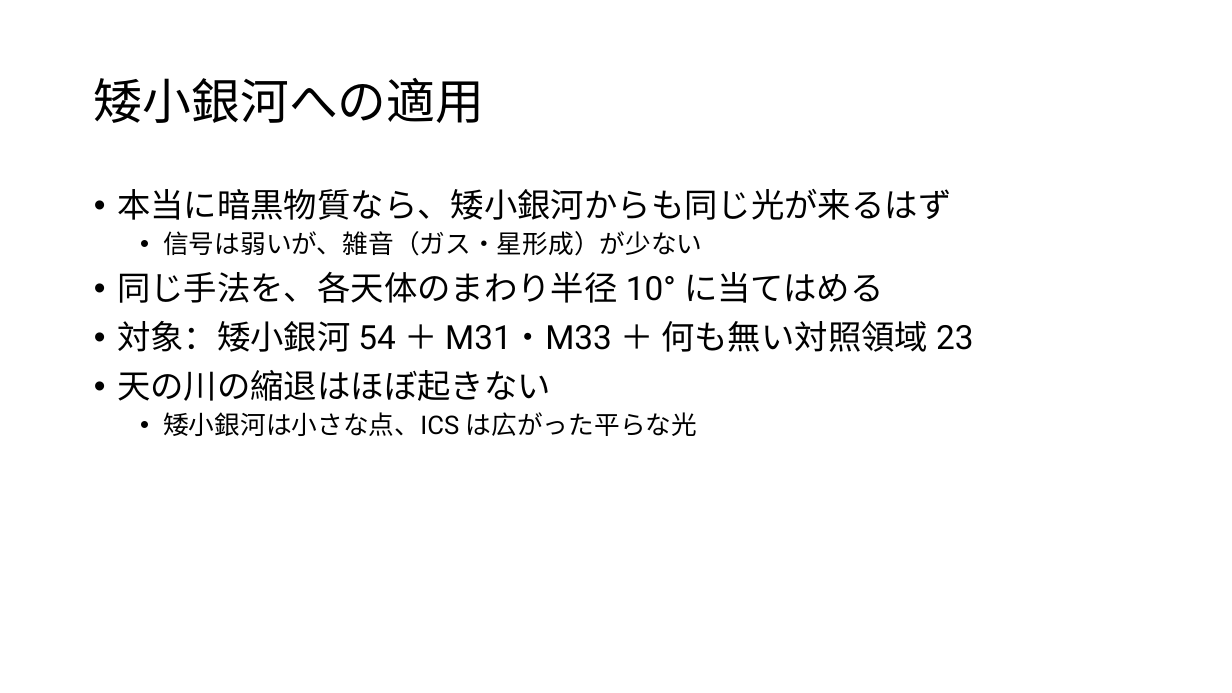
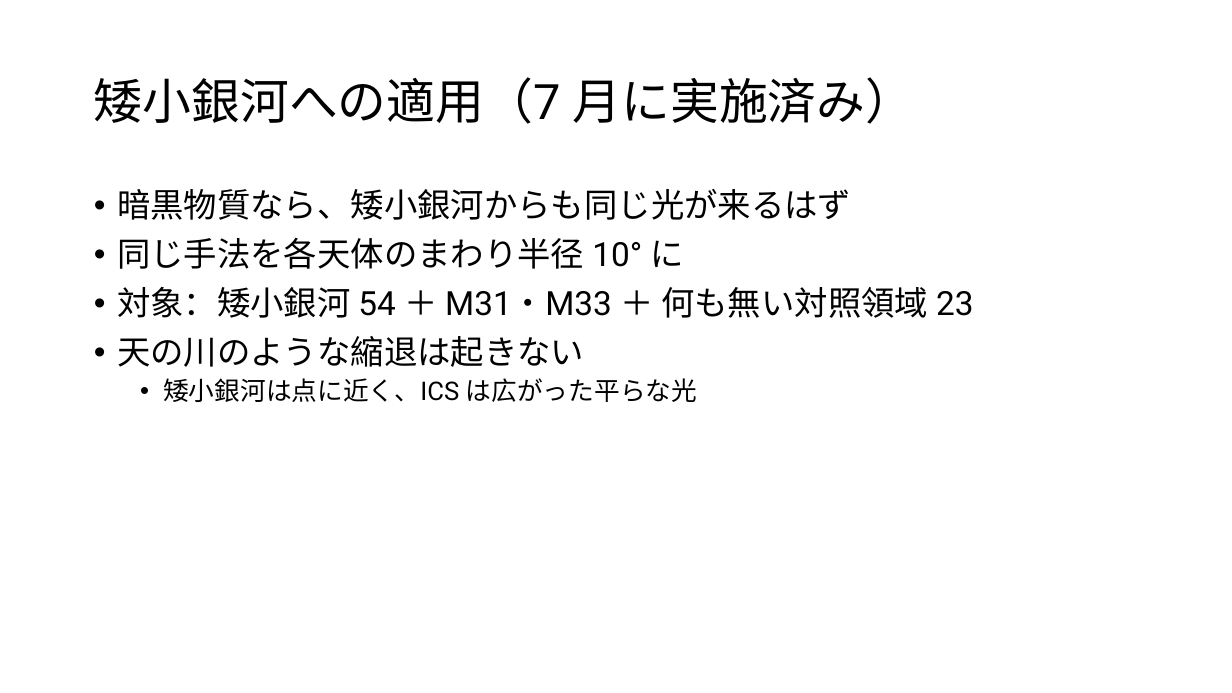
Before and after one commit to Mikann20041029/darkmatter-slides, a slide deck: slide 9 of slides/2026-10-02_研究進捗報告.pptx (slide 10 before the commit). Drawn at 1232x693 pixels with LibreOffice and Linux fonts; fonts in the diff are those of the drawing. Boxes give left, top, right and bottom in pixels: in the first picture for what was removed or moved away, otherwise in the second. Text is boxed around its words. In the diff, an @@ line names an element or a change of style, - is before the commit and + after.

```diff
--- a/slides/2026-10-02_研究進捗報告.pptx
+++ b/slides/2026-10-02_研究進捗報告.pptx
@@ title at [94, 77, 914, 124]: text changed @@
-矮小銀河への適用
+矮小銀河への適用（7 月に実施済み）
@@ text at [117, 189, 851, 269]: text changed @@
-• 本当に暗黒物質なら、矮小銀河からも同じ光が来るはず
-  • 信号は弱いが、雑音（ガス・星形成）が少ない
-• 同じ手法を、各天体のまわり半径 10° に当てはめる
+• 暗黒物質なら、矮小銀河からも同じ光が来るはず
+• 同じ手法を各天体のまわり半径 10° に
@@ text at [117, 336, 697, 402]: text changed @@
-• 天の川の縮退はほぼ起きない
-  • 矮小銀河は小さな点、ICS は広がった平らな光
+• 天の川のような縮退は起きない
+  • 矮小銀河は点に近く、ICS は広がった平らな光
```
Also in this commit, not shown: 10 other slides changed, 5 slides added, 2 slides removed, 6 other files.
